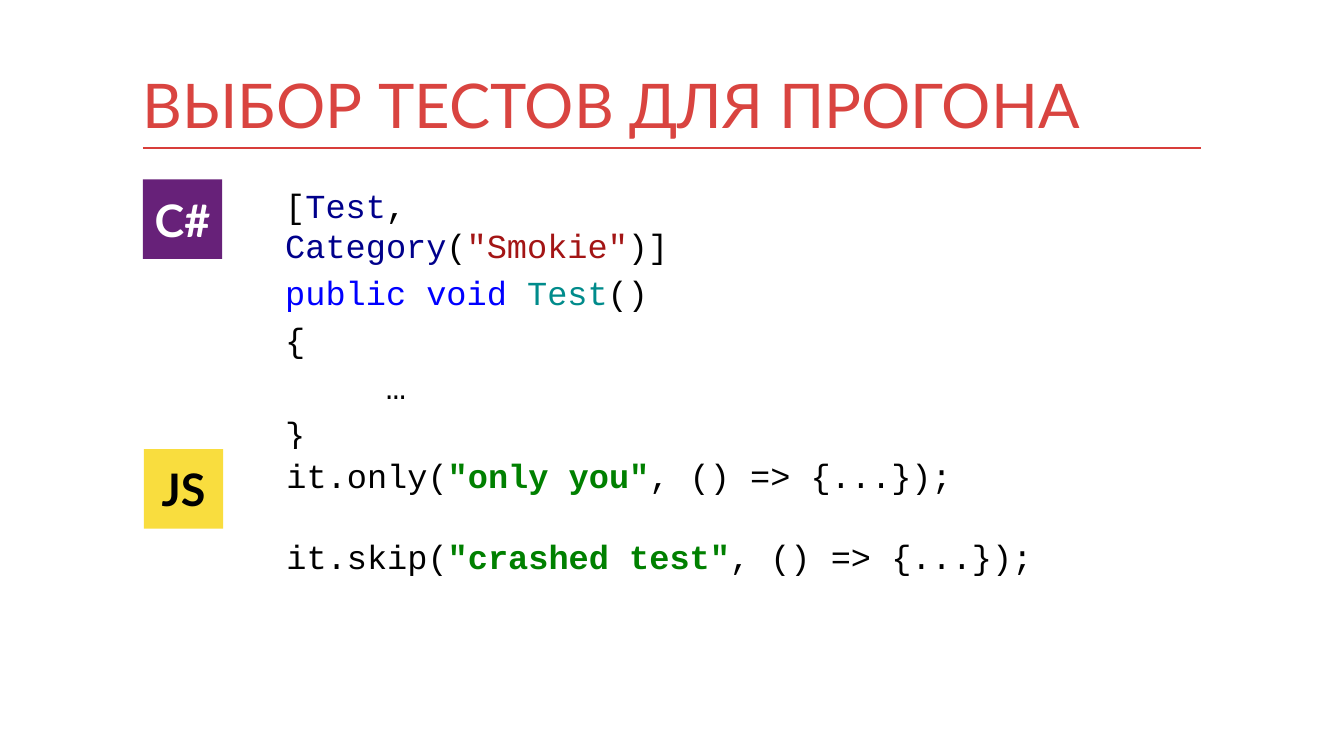
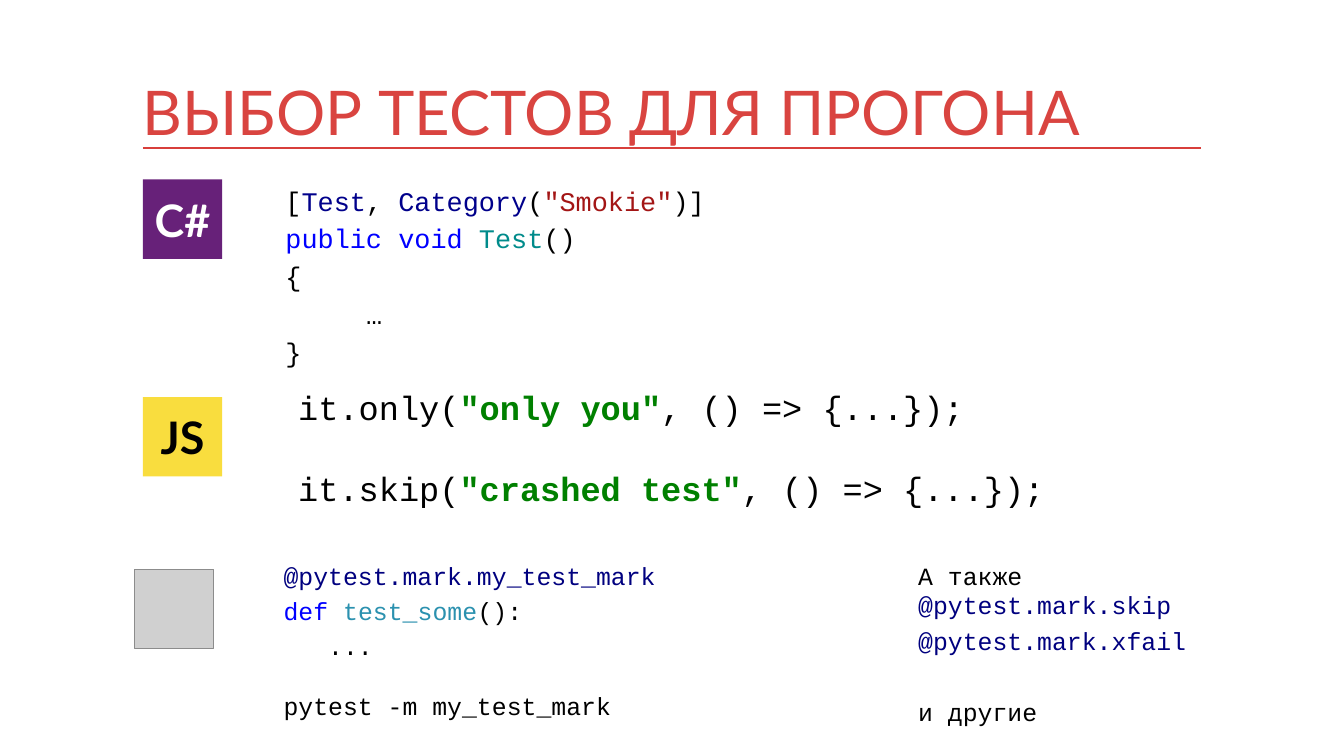
Before and after one commit to kontur-courses/testing, a slide deck: slide 30 of testing.pptx (slide 26 before the commit). Drawn at 1344x756 pixels with LibreOffice and Linux fonts; fonts in the diff are those of the drawing; grey boxes stand for pictures. Boxes give left, top, right and bottom in pixels: in the first picture for what was removed or moved away, otherwise in the second. Text is boxed around its words. In the diff, an @@ line names an element or a change of style, - is before the commit and + after.

Commit message:
Update presentation

```diff
--- a/testing.pptx
+++ b/testing.pptx
@@ title "ВЫБОР ТЕСТОВ ДЛЯ ПРОГОНА": place and size @@
-title "ВЫБОР ТЕСТОВ ДЛЯ ПРОГОНА" at box(143, 83, 1079, 139)
+title "ВЫБОР ТЕСТОВ ДЛЯ ПРОГОНА" at box(143, 90, 1079, 146)
@@ text "[Test, Category("Smokie")]" at box(285, 192, 704, 254): size 24 to 19.2 pt, highlight #FFFFFF to none @@
@@ text "it.only("only you", () => {...}); ...": place and size @@
-text "it.only("only you", () => {...}); ..." at box(286, 464, 750, 576)
+text "it.only("only you", () => {...}); ..." at box(298, 396, 762, 508)
@@ rectangle added at box(143, 397, 223, 477), fill #F9DD3E @@
@@ text "JS": place and size @@
-text "JS" at box(144, 450, 224, 529)
+text "JS" at box(161, 421, 205, 455)
@@ text "JS" at box(161, 421, 205, 455): fill #F9DD3E to none @@
@@ text added at box(284, 567, 656, 720), 17.8 pt, text #000000 @@
+@pytest.mark.my_test_mark
+def test_some():
+...
+pytest -m my_test_mark
@@ text added at box(918, 568, 1186, 726), 17.8 pt, text #00007F @@
+А также
+@pytest.mark.skip
+@pytest.mark.xfail
+и другие
@@ picture added at box(134, 570, 214, 649) @@
```
Also in this commit, not shown: 24 other slides changed, 4 slides added.
